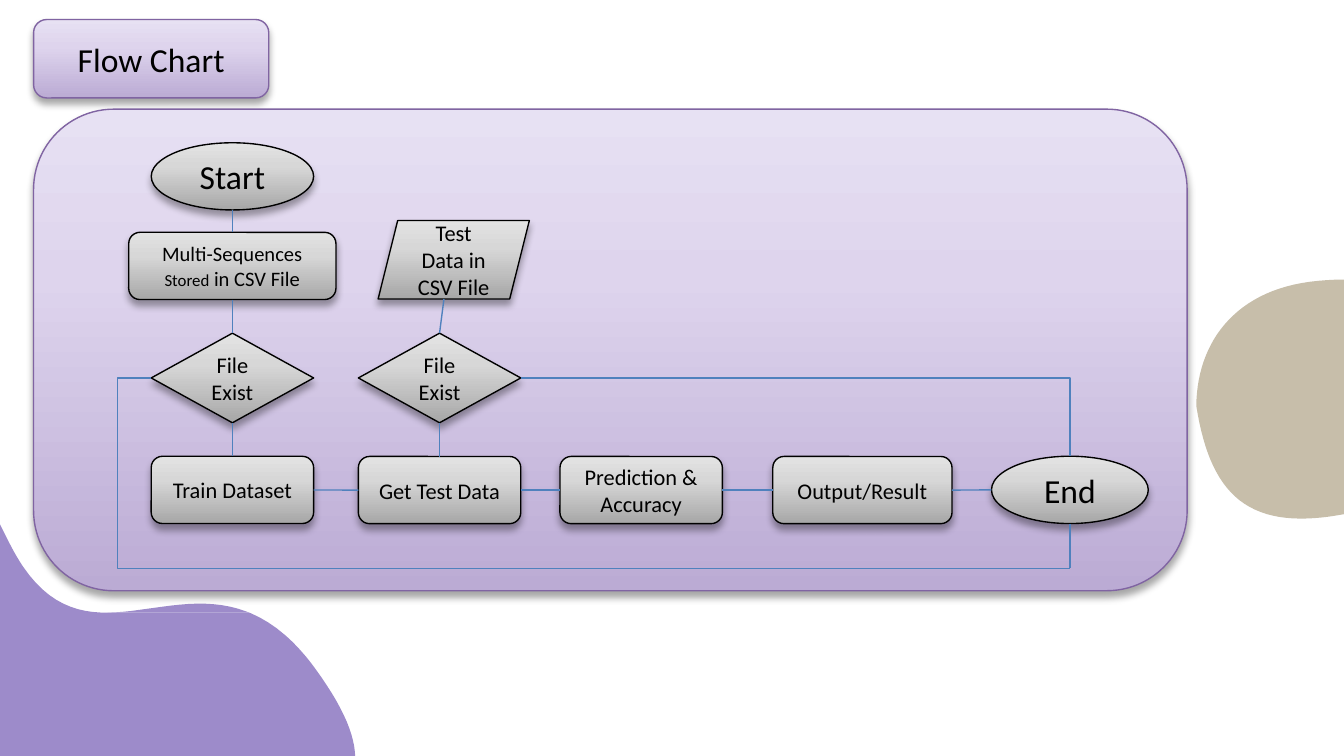
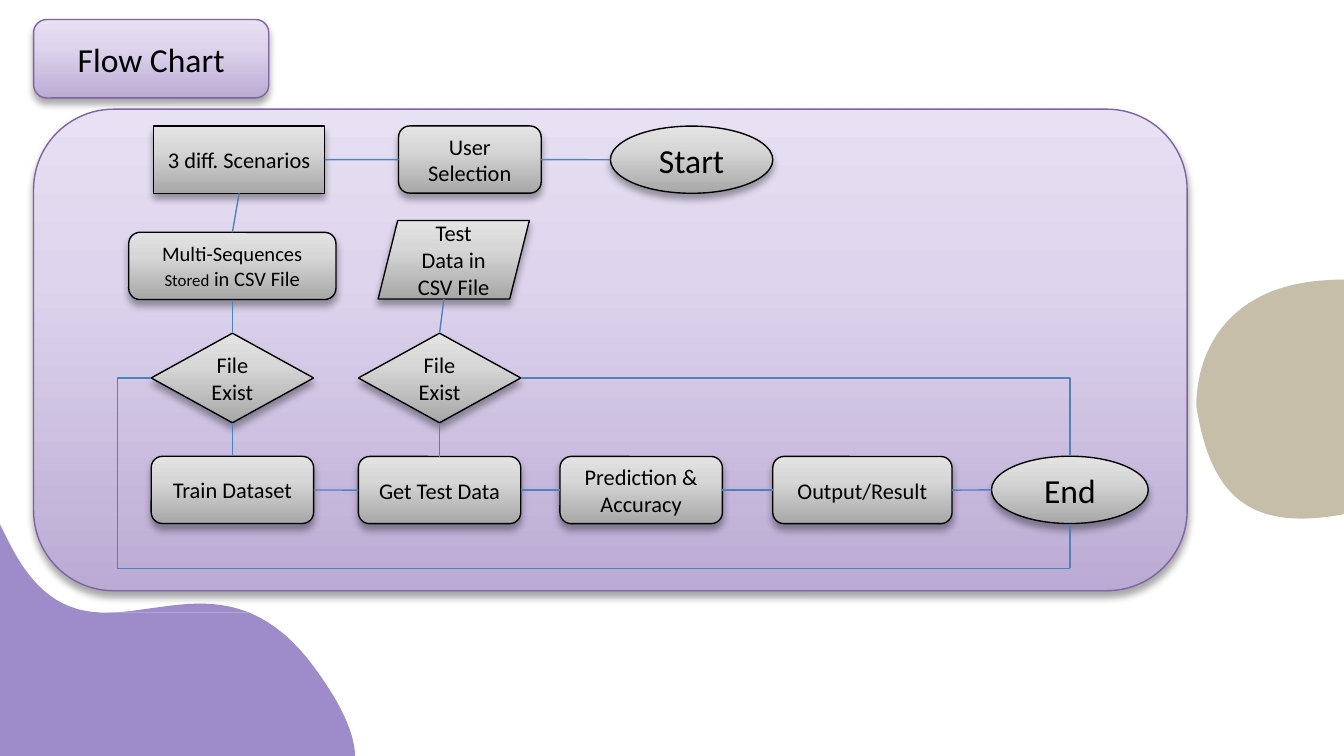
Before and after one commit to ahsantanveer98/neocortexapi_Top-G, a slide deck: slide 12 of source/MySEProject/MultiSequenceLearning/Documentation/Approve Prediction of Multisequence Learning_Team_Top-G).pptx. Drawn at 1344x756 pixels with LibreOffice and Linux fonts; fonts in the diff are those of the drawing. Boxes give left, top, right and bottom in pixels: in the first picture for what was removed or moved away, otherwise in the second. Text is boxed around its words. In the diff, an @@ line names an element or a change of style, - is before the commit and + after.

Commit message:
Presentation Done

```diff
--- a/source/MySEProject/MultiSequenceLearning/Documentation/Approve Prediction of Multisequence Learning_Team_Top-G).pptx
+++ b/source/MySEProject/MultiSequenceLearning/Documentation/Approve Prediction of Multisequence Learning_Team_Top-G).pptx
@@ rectangle added at (153, 126, 324, 194), fill gradient #A7A7A7 to #D8D8D8 to #E4E4E4, outline #000000 0.75 pt, 12 pt, text #000000 @@
+3 diff. Scenarios
@@ rounded rectangle added at (399, 126, 542, 194), fill gradient #A7A7A7 to #D8D8D8 to #E4E4E4, outline #000000 0.75 pt, 12 pt, text #000000 @@
+User Selection
@@ ellipse "Start": place and size @@
-ellipse "Start" at (151, 142, 313, 210)
+ellipse "Start" at (610, 126, 773, 194)
@@ line added from (399, 160) to (325, 160), #4F81BD 0.75 pt @@
@@ line added from (610, 160) to (542, 160), #4F81BD 0.75 pt @@
@@ line moved from (233, 210) - (233, 233) to (239, 194) - (233, 233) @@
```
Also in this commit, not shown: 2 other slides changed.
